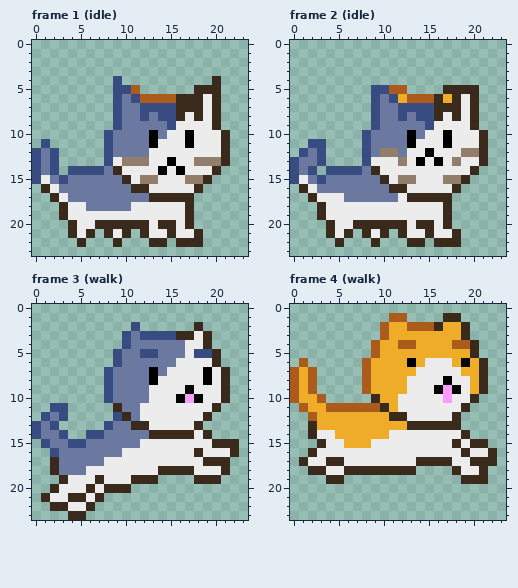
Pixel-art file, stored at sinkdungeon_resource/OtherTexure/nonplayerase/nonplayer101anim000.aseprite. The first picture shows the starting point.
24x24 pixels, 13 frames. Shown: frame 1 (idle), frame 2 (idle), frame 3 (walk), frame 4 (walk). The commit also changed other frames, which this record leaves out.
Now the later version:
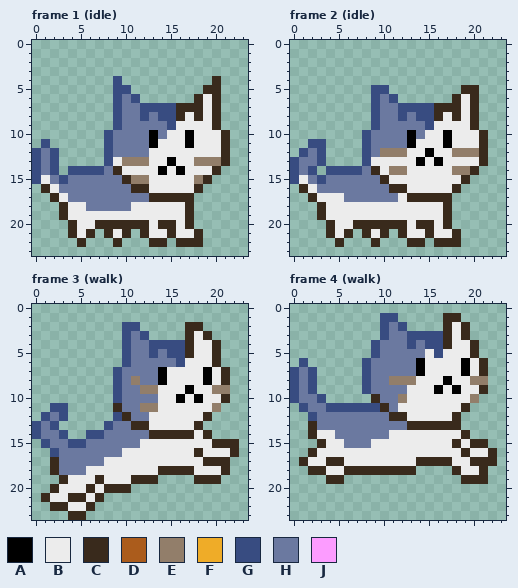
Palette (. is transparent): A #000000  B #ececec  C #392a1c  D #ab5c1c  E #927e6a  F #efac28  G #384c81  H #6b79a0  J #fc9cff
Change:
layer "Layer 1" now hidden
--- frame 1 (idle)
@@ x 9..20 @@
  4 G..........C
- 5 GGD......CCC
- 6 GHGDDDDCCCBC
+ 5 GG........CC
+ 6 GHG......CBC
  7 GHHGGGGCCCBC
@@ x 9..19 @@
 14 CBBBBABABBB
-15 HCBEEBBBEEC
+15 HCEEBBBBBEC
 16 HHCCBBBBBC.
--- frame 2 (idle)
@@ x 9..20 @@
  4 ............
- 5 GGDD....CCCC
- 6 GHGFDDDCFCBC
+ 5 GG........CC
+ 6 GHG......CBC
  7 GHHGGGGCCCBC
@@ x 9..21 @@
 11 HHHHABBBABBBC
-12 HEEHBBABBBEEC
-13 BBBEBABABEBBC
-14 CBBBBBBBBBBC.
-15 HCBEEBBBEEC..
+12 HEEEBBABBEEEC
+13 BBBBBABABBBBC
+14 CBEEBBBBBEEC.
+15 HCBBBBBBBBC..
 16 HHCCBBBBBC...
--- frame 3 (walk), layer "Layer 2"
@@ x 0..23 @@
  1 ........................
- 2 ...........G......C.....
- 3 ..........GHGGGGCCBC....
- 4 ..........GHHHHHHBBC....
- 5 .........GHHGGHHHBGGC...
- 6 .........GHHHHHHBBBBC...
- 7 ........GHHHHAHBBBBABC..
- 8 ........GHHHHABBBBBABC..
- 9 ........GHHHHBBBBABBBC..
-10 ........GHHHHBBBAJABBC..
-11 ..GG.....CHHBBBBBBBBC...
-12 .GHG.....GCHBBBBBBBC....
+ 2 ..........GG.....CC.....
+ 3 ..........GHG....CBC....
+ 4 ..........GHHGGGGCBBC...
+ 5 ..........GHHGHGGCBBC...
+ 6 ..........GHHHHHGBBBC...
+ 7 .........GHHHHABBBBABC..
+ 8 .........GHEHHABBBBABC..
+ 9 .........GHHEEBBBABBEE..
+10 .........GHHHHBBABABBC..
+11 ..GG.....CHHEEBBBBBBE...
+12 .GHG.....GCHHBBBBBBC....
 13 GHG.....GHHCCBBBBBC.....
--- frame 4 (walk)
@@ x 0..23 @@
  0 ........................
- 1 ...........DD....CC.....
- 2 ..........DFFDDDCFFC....
- 3 ..........DFFFFFFFFC....
- 4 .........DFFDDFFFFDDC...
- 5 .........DFFFFFFFFFFC...
- 6 .D......DFFFFAFBBBFAFC..
- 7 DFD.....DFFFFFBBBBBFFC..
- 8 DFD.....DFFFFBBBBABBFC..
- 9 DFD.....DFFFFBBBAJABFC..
-10 DFFD.....CFFBBBBBJBBC...
-11 .DFFDDDDDDCFBBBBBBBC....
-12 ..DFFFFFFFFCCBBBBBC.....
-13 ..CFFFFFFFFFFCCCCCC.....
-14 ..CBBFFFFFFBBBBBBBBC....
-15 ...CBBFFFBBBBBBBBBCBCC..
+ 1 ..........GG.....CC.....
+ 2 ..........GHG....CBC....
+ 3 ..........GHHGGGGCBC....
+ 4 .........GHHHGHGGCBBC...
+ 5 .........GHHHHHBGBBBC...
+ 6 .G......GHHHHHABBBBABC..
+ 7 GHG.....GHHHHHABBBBABC..
+ 8 GHG.....GHHEEEBBBABBEE..
+ 9 GHG.....GHHHHBBBABABBC..
+10 GHHG.....CHHEBBBBBBBE...
+11 .GHHGGGGGGCHBBBBBBBC....
+12 ..GHHHHHHHHCCBBBBBC.....
+13 ..CHHHHHHHHHHCCCCCC.....
+14 ..CBBHHHHHHBBBBBBBBC....
+15 ...CBBHHHBBBBBBBBBCBCC..
 16 ..CBBBBBBBBBBBBBBBBCBBC.
Boxes around the changes in both pictures, in picture pixels (x1, y1, x2, y2):
erased: (131, 85, 203, 103)
changed: (131, 175, 194, 184)
erased: (389, 85, 461, 103)
changed: (389, 148, 470, 184)
changed: (104, 322, 230, 421)
changed: (290, 313, 488, 448)
